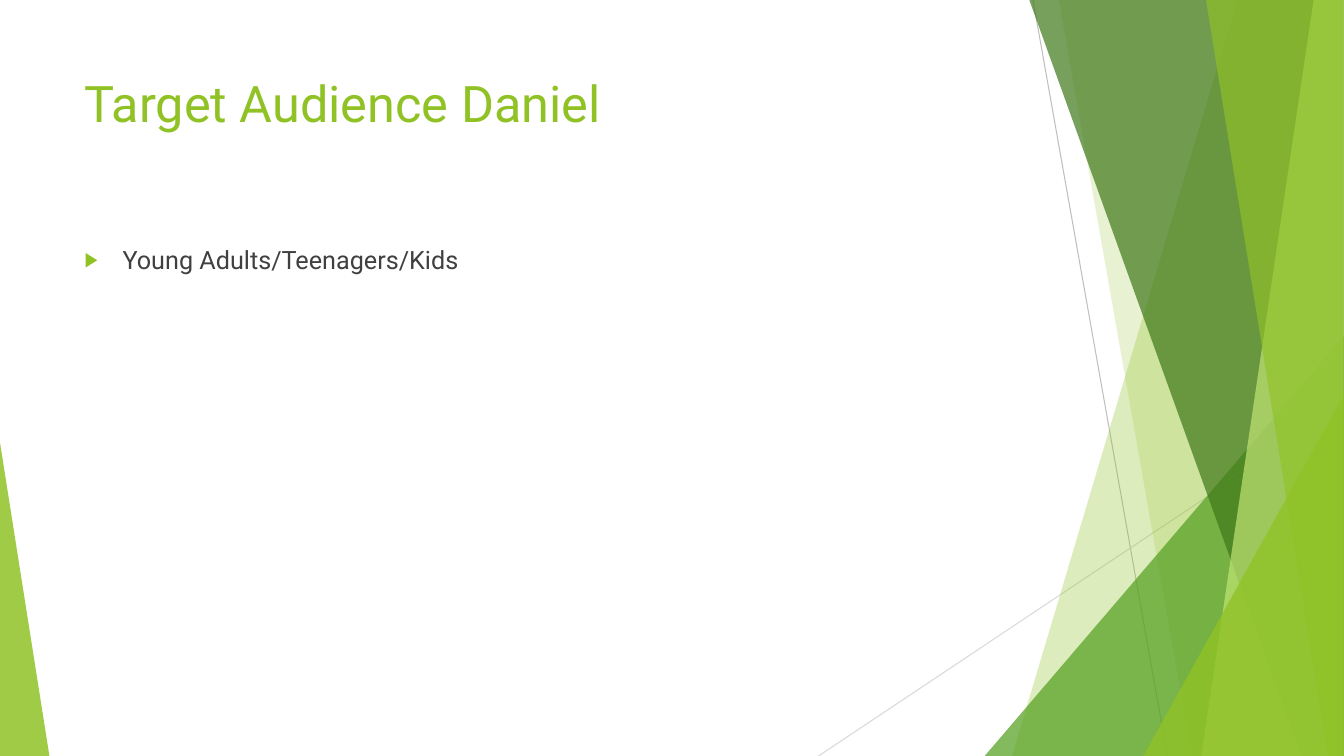
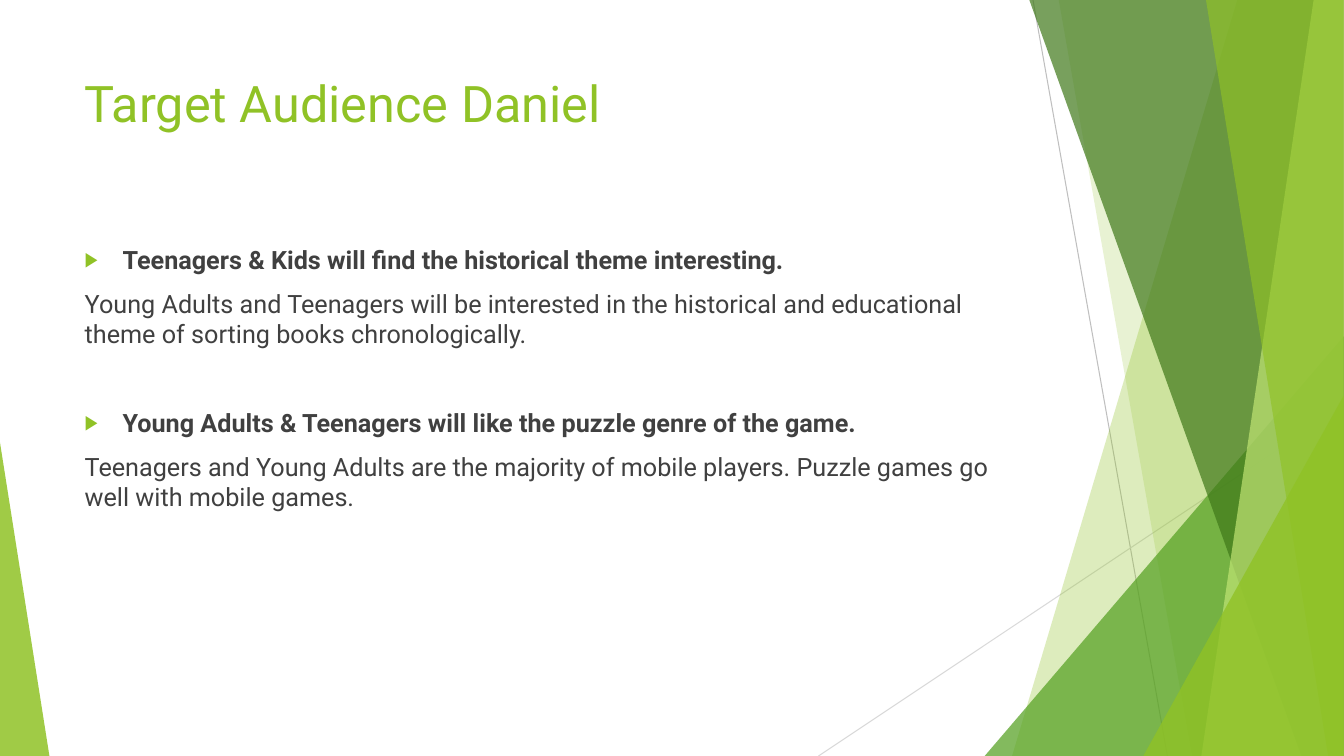
Before and after one commit to UoSGamesGroups/first-semester-l4-5-group-14, a slide deck: slide 3 of Group 14.pptx. Drawn at 1344x756 pixels with LibreOffice and Linux fonts; fonts in the diff are those of the drawing. Boxes give left, top, right and bottom in pixels: in the first picture for what was removed or moved away, otherwise in the second. Text is boxed around its words. In the diff, an @@ line names an element or a change of style, - is before the commit and + after.

```diff
--- a/Group 14.pptx
+++ b/Group 14.pptx
@@ text at (x1=85, y1=250, x2=988, y2=512): text changed @@
-▶ Young Adults/Teenagers/Kids
+▶ Teenagers & Kids will find the historical theme interesting.
+Young Adults and Teenagers will be interested in the historical and educational theme of sorting books chronologically.
+▶ Young Adults & Teenagers will like the puzzle genre of the game.
+Teenagers and Young Adults are the majority of mobile players. Puzzle games go well with mobile games.
```
